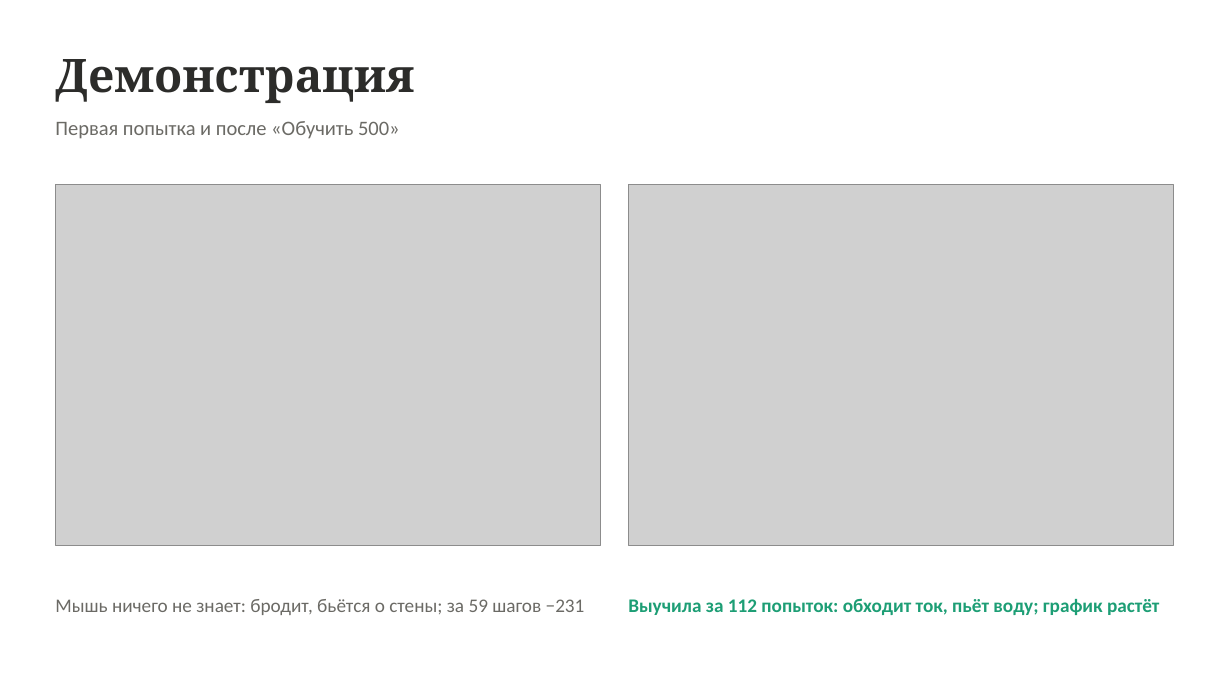
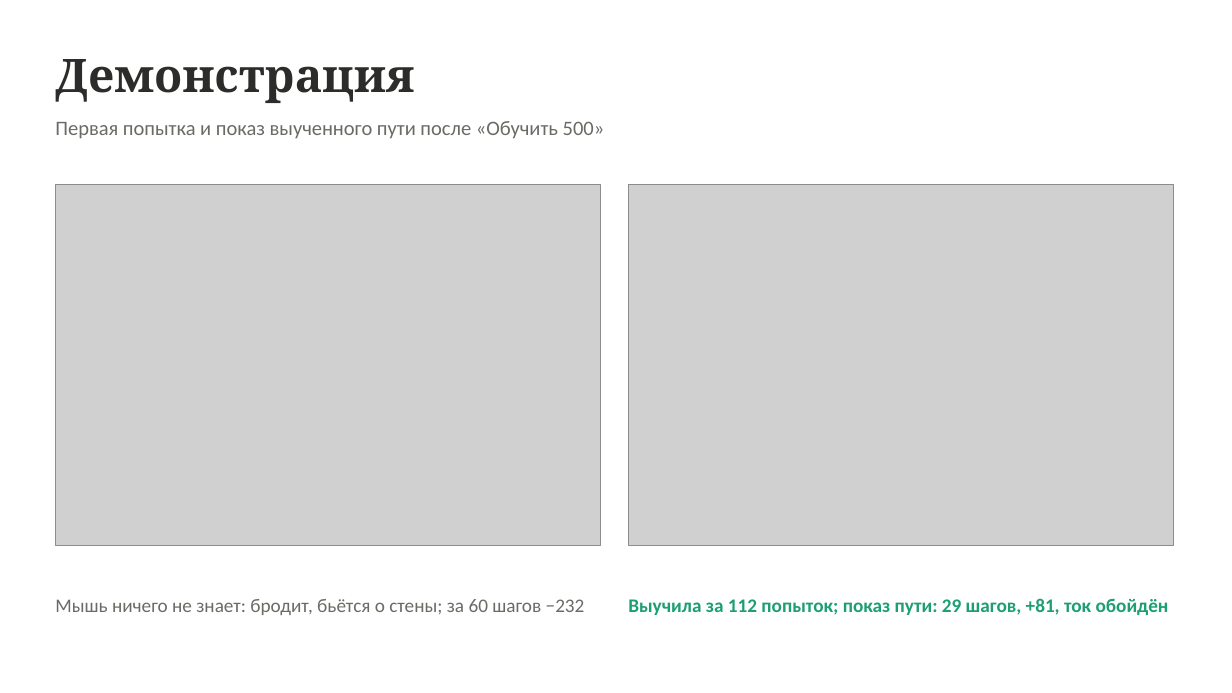
Before and after one commit to azatmn/mouse-maze, a slide deck: slide 9 of docs/presentation/Презентация_ЛР2_Минязов.pptx. Drawn at 1232x693 pixels with LibreOffice and Linux fonts; fonts in the diff are those of the drawing; grey boxes stand for pictures. Boxes give left, top, right and bottom in pixels: in the first picture for what was removed or moved away, otherwise in the second. Text is boxed around its words. In the diff, an @@ line names an element or a change of style, - is before the commit and + after.

```diff
--- a/docs/presentation/Презентация_ЛР2_Минязов.pptx
+++ b/docs/presentation/Презентация_ЛР2_Минязов.pptx
@@ text at [55, 121, 605, 139]: text changed @@
-Первая попытка и после «Обучить 500»
+Первая попытка и показ выученного пути после «Обучить 500»
@@ text at [55, 599, 585, 615]: text changed @@
-Мышь ничего не знает: бродит, бьётся о стены; за 59 шагов −231
+Мышь ничего не знает: бродит, бьётся о стены; за 60 шагов −232
@@ text at [628, 598, 1169, 615]: text changed @@
-Выучила за 112 попыток: обходит ток, пьёт воду; график растёт
+Выучила за 112 попыток; показ пути: 29 шагов, +81, ток обойдён
```
Also in this commit, not shown: 4 other slides changed, 22 other files.
